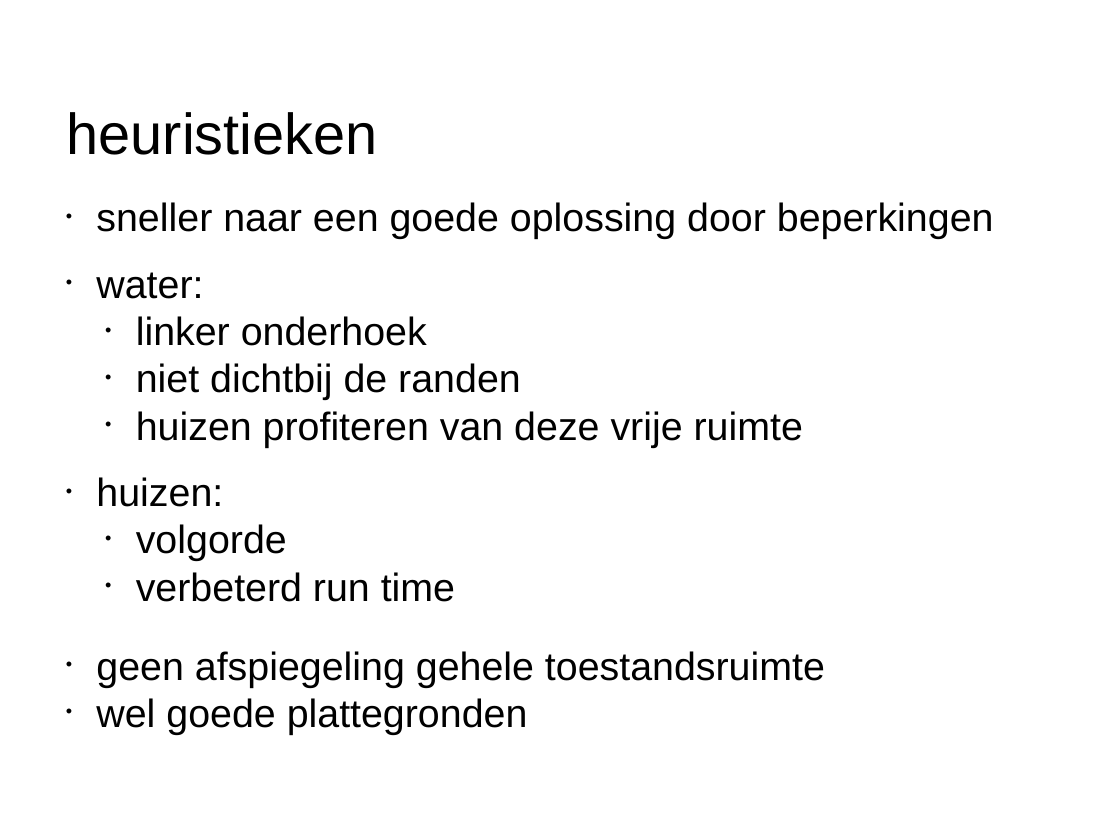
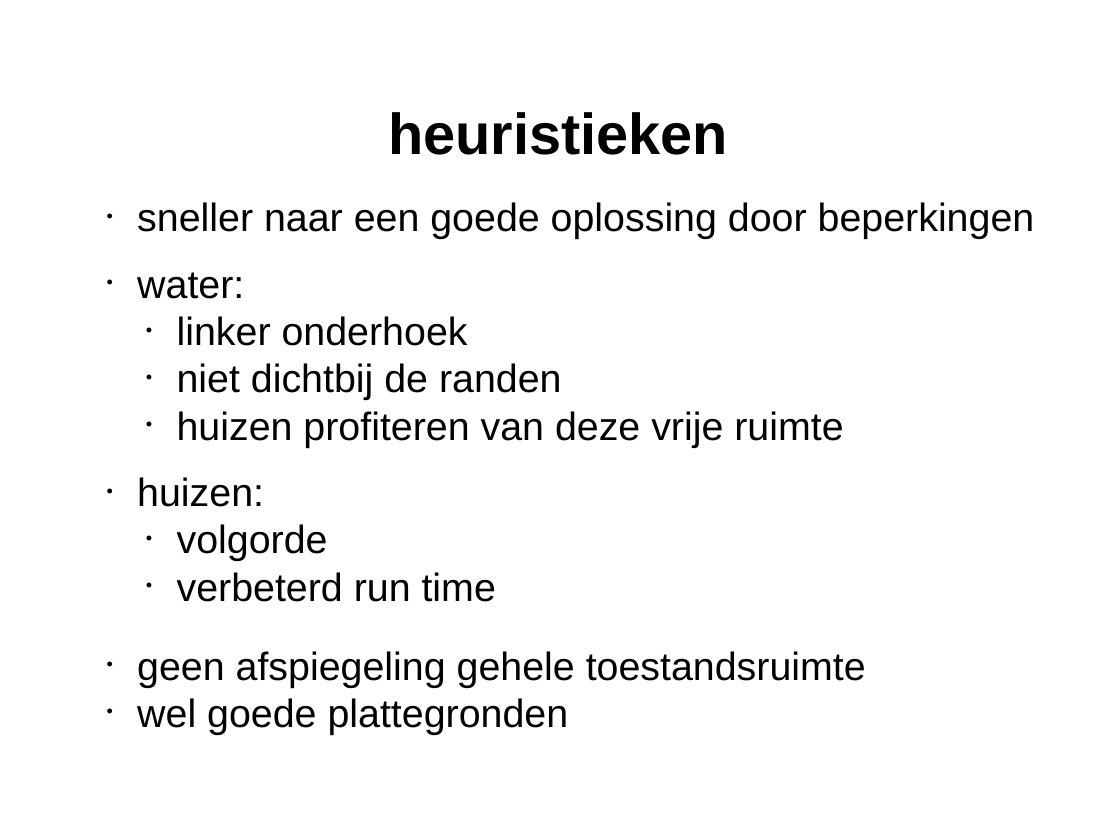
Before and after one commit to JuliaJansen/-HabboHotel, a slide deck: slide 11 of powerpoints/eindpresentatie heuristieken.pptx. Drawn at 1120x840 pixels with LibreOffice and Linux fonts; fonts in the diff are those of the drawing. Boxes give left, top, right and bottom in pixels: in the first picture for what was removed or moved away, otherwise in the second. Text is boxed around its words. In the diff, an @@ line names an element or a change of style, - is before the commit and + after.

```diff
--- a/powerpoints/eindpresentatie heuristieken.pptx
+++ b/powerpoints/eindpresentatie heuristieken.pptx
@@ title "heuristieken": place and size @@
-title "heuristieken" at (66, 112, 377, 155)
+title "heuristieken" at (388, 112, 728, 155)
@@ title "heuristieken" at (388, 112, 728, 155): bold on @@
@@ 4 texts: place and size @@
-4 texts at (96, 202, 994, 735)
+4 texts at (137, 202, 1035, 735)
```
Also in this commit, not shown: 10 other slides changed, 11 slides added.
